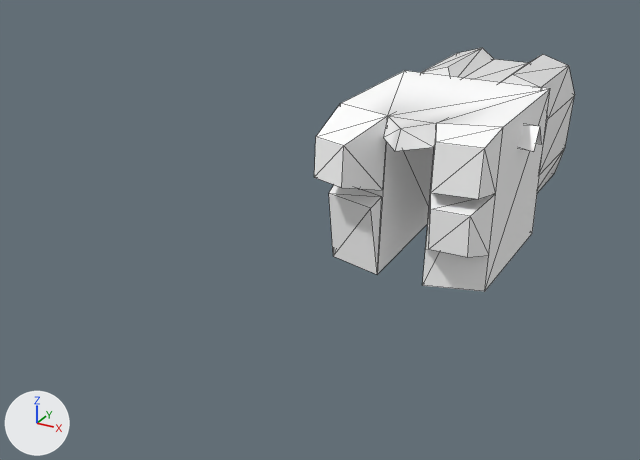
The OBJ model Assets/Art/Nova1492/GXConverted/Models/UnitParts/ArmWeapons/datan_common_arm32_sppoo_7cc1e4c9.obj: old version first, new version second.
One viewpoint serves both versions: a 50 mm camera at (1.16, -3.06, 1.48) aimed at (-0.38, -0.27, 0.08). The lights are fixed; the arrows at lower left show +X, +Y and +Z. The older version comes first. Mesh edges are drawn as thin lines. Where no turn or scale is listed for an object, it has been applied to the vertices.

In view in the first picture: 'datan_common_arm32_sppoo_7cc1e4c9'.
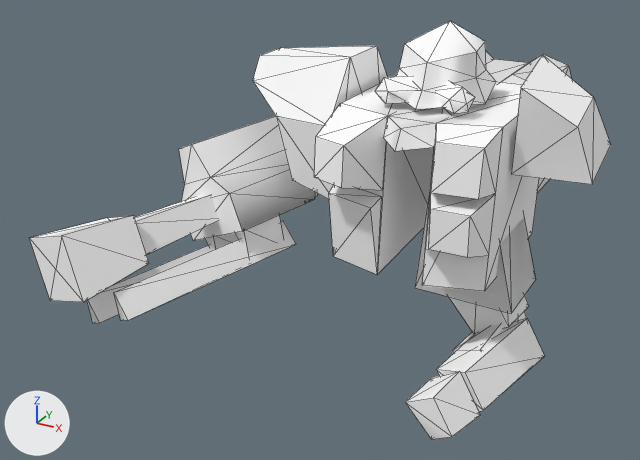
Not visible in the pictures: 'datan_common_arm32_sppoo_7cc1e4c9_mesh02'.

Boxes (x1, y1, x2, y2) around the edits, measured in the pictures (640 x 460 px):
'datan_common_arm32_sppoo_7cc1e4c9_mesh03', added: after (29, 116, 315, 323)
'datan_common_arm32_sppoo_7cc1e4c9_mesh01', added: after (253, 46, 387, 199)
'datan_common_arm32_sppoo_7cc1e4c9_mesh06', added: after (511, 55, 611, 184)
'datan_common_arm32_sppoo_7cc1e4c9_mesh10', added: after (405, 318, 544, 439)
'datan_common_arm32_sppoo_7cc1e4c9_mesh05', added: after (375, 21, 496, 114)
'datan_common_arm32_sppoo_7cc1e4c9_mesh08', added: after (415, 107, 536, 313)
'datan_common_arm32_sppoo_7cc1e4c9_mesh09', added: after (449, 295, 529, 333)

The change, as a list of edits to the scene's bpy script:
```text
Add me_datan_common_arm32_sppoo_7cc1e4c9_mesh08:
    me_datan_common_arm32_sppoo_7cc1e4c9_mesh08.from_pydata([(0.066, -0.186, 0.615), (0.208, -0.145, 0.502), (0.208, 0.124, 0.502), (0.066, 0.164, 0.615), (0.017, -0.244, -0.086), (0.378, -0.169, -0.138), (0.378, 0.148, -0.138), (0.017, 0.222, -0.086)], [], [(0, 1, 2), (2, 3, 0), (4, 5, 1), (1, 0, 4), (5, 6, 2), (2, 1, 5), (6, 7, 3), (3, 2, 6)])
    me_datan_common_arm32_sppoo_7cc1e4c9_mesh08.materials.append(mat_datan_common_arm32_sppoo_7cc1e4c9)  # its picture is missing
Add me_datan_common_arm32_sppoo_7cc1e4c9_mesh06:
    me_datan_common_arm32_sppoo_7cc1e4c9_mesh06.from_pydata([(0.339, -0.184, 0.72), (0.53, -0.132, 0.595), (0.53, 0.072, 0.65), (0.339, 0.054, 0.784), (0.317, -0.128, 0.389), (0.596, -0.106, 0.395), (0.596, 0.149, 0.463), (0.317, 0.171, 0.469)], [], [(0, 1, 2), (2, 3, 0), (4, 5, 1), (1, 0, 4), (5, 6, 2), (2, 1, 5), (6, 7, 3), (3, 2, 6), (7, 4, 0), (0, 3, 7)])
    me_datan_common_arm32_sppoo_7cc1e4c9_mesh06.materials.append(mat_datan_common_arm32_sppoo_7cc1e4c9)  # its picture is missing
Add ob_datan_common_arm32_sppoo_7cc1e4c9_mesh10:
    ob_datan_common_arm32_sppoo_7cc1e4c9_mesh10 = bpy.data.objects.new('datan_common_arm32_sppoo_7cc1e4c9_mesh10', me_datan_common_arm32_sppoo_7cc1e4c9_mesh10)  # 24 vertices, 36 faces; spans x 0.137..0.483, y -0.583..-0.011, z -0.539..-0.227; in mat_datan_common_arm32_sppoo_7cc1e4c9 (its picture is missing)
    ob_datan_common_arm32_sppoo_7cc1e4c9_mesh10.location = (0.0, 0.0, 0.0)
Add ob_datan_common_arm32_sppoo_7cc1e4c9_mesh09:
    ob_datan_common_arm32_sppoo_7cc1e4c9_mesh09 = bpy.data.objects.new('datan_common_arm32_sppoo_7cc1e4c9_mesh09', me_datan_common_arm32_sppoo_7cc1e4c9_mesh09)  # 16 vertices, 18 faces; spans x 0.052..0.408, y -0.118..0.151, z -0.403..0.017; in mat_datan_common_arm32_sppoo_7cc1e4c9 (its picture is missing)
    ob_datan_common_arm32_sppoo_7cc1e4c9_mesh09.location = (0.0, 0.0, 0.0)
Add ob_datan_common_arm32_sppoo_7cc1e4c9_mesh08:
    ob_datan_common_arm32_sppoo_7cc1e4c9_mesh08 = bpy.data.objects.new('datan_common_arm32_sppoo_7cc1e4c9_mesh08', me_datan_common_arm32_sppoo_7cc1e4c9_mesh08)
    ob_datan_common_arm32_sppoo_7cc1e4c9_mesh08.location = (0.0, 0.0, 0.0)
Add ob_datan_common_arm32_sppoo_7cc1e4c9_mesh06:
    ob_datan_common_arm32_sppoo_7cc1e4c9_mesh06 = bpy.data.objects.new('datan_common_arm32_sppoo_7cc1e4c9_mesh06', me_datan_common_arm32_sppoo_7cc1e4c9_mesh06)
    ob_datan_common_arm32_sppoo_7cc1e4c9_mesh06.location = (0.0, 0.0, 0.0)
Add ob_datan_common_arm32_sppoo_7cc1e4c9_mesh05:
    ob_datan_common_arm32_sppoo_7cc1e4c9_mesh05 = bpy.data.objects.new('datan_common_arm32_sppoo_7cc1e4c9_mesh05', me_datan_common_arm32_sppoo_7cc1e4c9_mesh05)  # 38 vertices, 51 faces; spans x -0.187..0.187, y -0.269..0.168, z 0.614..0.878; in mat_datan_common_arm32_sppoo_7cc1e4c9 (its picture is missing)
    ob_datan_common_arm32_sppoo_7cc1e4c9_mesh05.location = (0.0, 0.0, 0.0)
Add ob_datan_common_arm32_sppoo_7cc1e4c9_mesh03:
    ob_datan_common_arm32_sppoo_7cc1e4c9_mesh03 = bpy.data.objects.new('datan_common_arm32_sppoo_7cc1e4c9_mesh03', me_datan_common_arm32_sppoo_7cc1e4c9_mesh03)  # 58 vertices, 80 faces; spans x -1.103..-0.505, y -1.134..0.187, z -0.153..0.42; in mat_datan_common_arm32_sppoo_7cc1e4c9 (its picture is missing)
    ob_datan_common_arm32_sppoo_7cc1e4c9_mesh03.location = (0.0, 0.0, 0.0)
Add ob_datan_common_arm32_sppoo_7cc1e4c9_mesh02:
    ob_datan_common_arm32_sppoo_7cc1e4c9_mesh02 = bpy.data.objects.new('datan_common_arm32_sppoo_7cc1e4c9_mesh02', me_datan_common_arm32_sppoo_7cc1e4c9_mesh02)  # 16 vertices, 18 faces; spans x -0.677..-0.37, y -0.119..0.144, z 0.064..0.477; in mat_datan_common_arm32_sppoo_7cc1e4c9 (its picture is missing)
    ob_datan_common_arm32_sppoo_7cc1e4c9_mesh02.location = (0.0, 0.0, 0.0)
Add ob_datan_common_arm32_sppoo_7cc1e4c9_mesh01:
    ob_datan_common_arm32_sppoo_7cc1e4c9_mesh01 = bpy.data.objects.new('datan_common_arm32_sppoo_7cc1e4c9_mesh01', me_datan_common_arm32_sppoo_7cc1e4c9_mesh01)  # 26 vertices, 30 faces; spans x -0.762..-0.339, y -0.275..0.285, z 0.188..0.735; in mat_datan_common_arm32_sppoo_7cc1e4c9 (its picture is missing)
    ob_datan_common_arm32_sppoo_7cc1e4c9_mesh01.location = (0.0, 0.0, 0.0)
```
